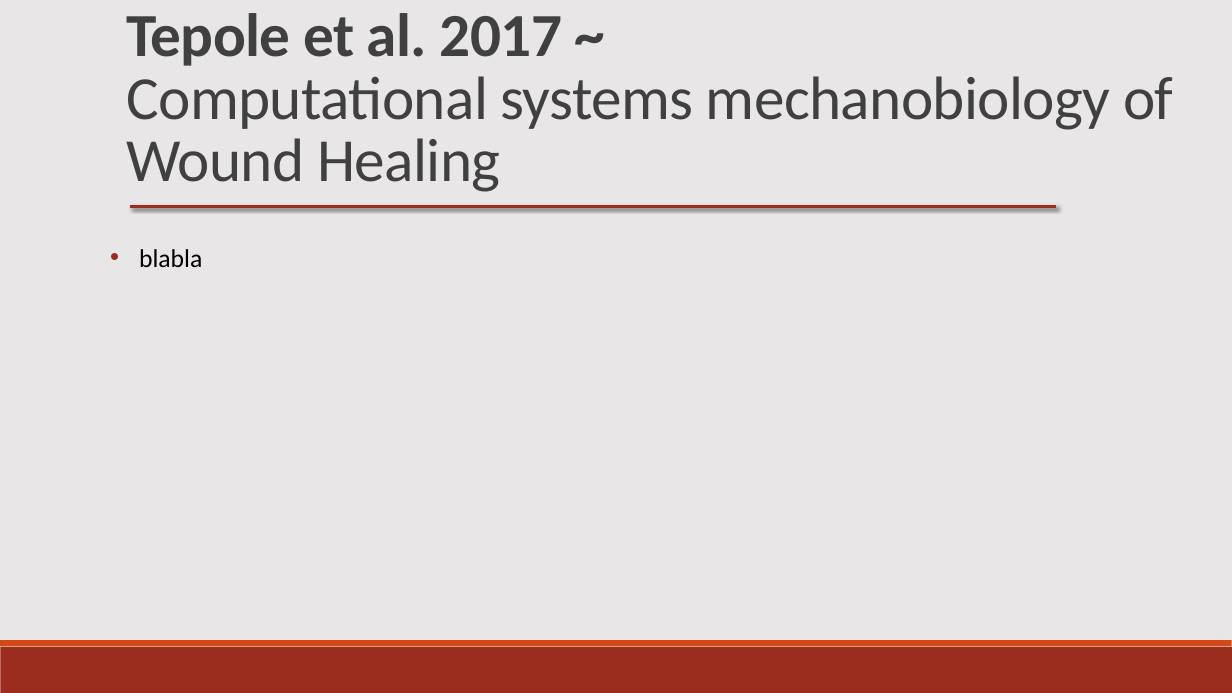
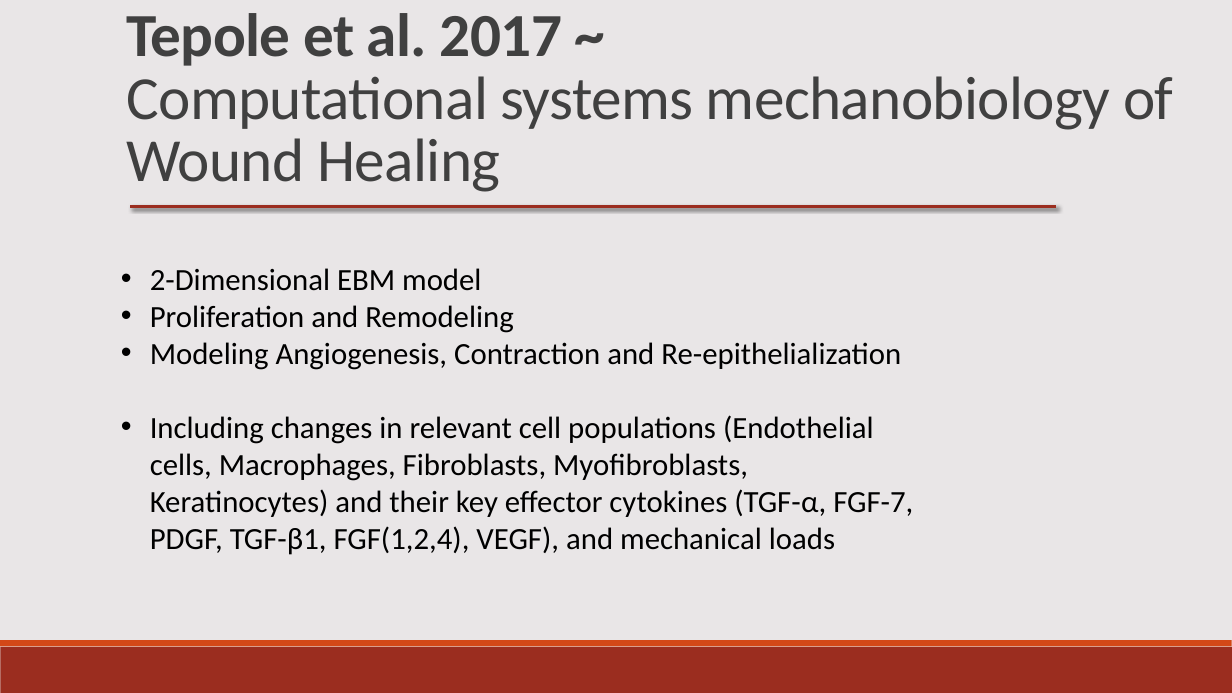
Before and after one commit to BenDickens/Brandwonden-Project-IAS, a slide deck: slide 10 of Notes and Primers/research proposal ppt.pptx. Drawn at 1232x693 pixels with LibreOffice and Linux fonts; fonts in the diff are those of the drawing. Boxes give left, top, right and bottom in pixels: in the first picture for what was removed or moved away, otherwise in the second. Text is boxed around its words. In the diff, an @@ line names an element or a change of style, - is before the commit and + after.

```diff
--- a/Notes and Primers/research proposal ppt.pptx
+++ b/Notes and Primers/research proposal ppt.pptx
@@ text removed at (139, 249, 202, 267) @@
-• blabla
@@ text added at (150, 268, 913, 555), 24 pt, text #000000 @@
+• 2-Dimensional EBM model
+• Proliferation and Remodeling
+• Modeling Angiogenesis, Contraction and Re-epithelialization
+• Including changes in relevant cell populations (Endothelial cells, Macrophages, Fibroblasts, Myofibroblasts, Keratinocytes) and their key effector cytokines (TGF-α, FGF-7, PDGF, TGF-β1, FGF(1,2,4), VEGF), and mechanical loads
```
Also in this commit, not shown: 5 other slides changed.
